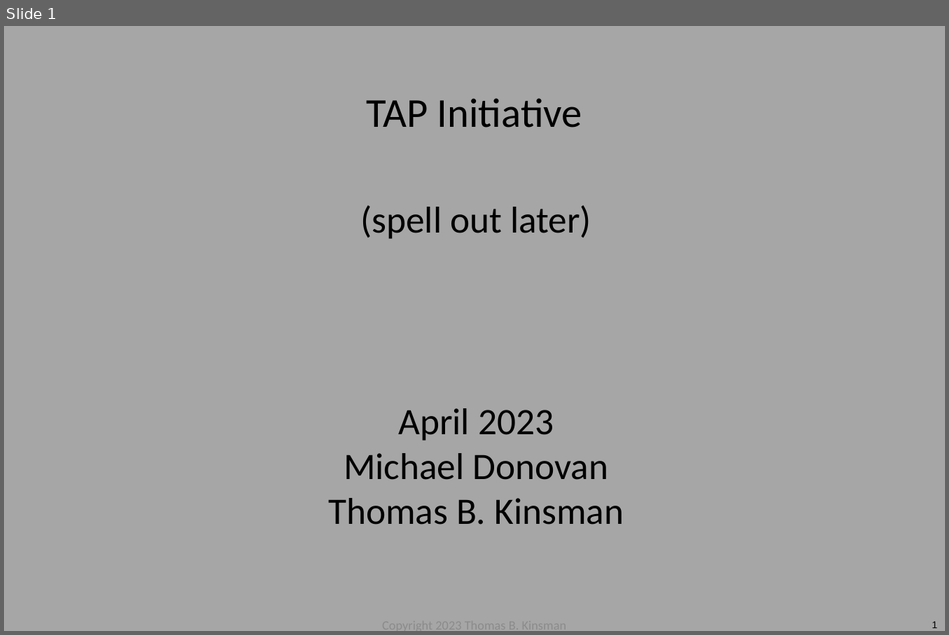
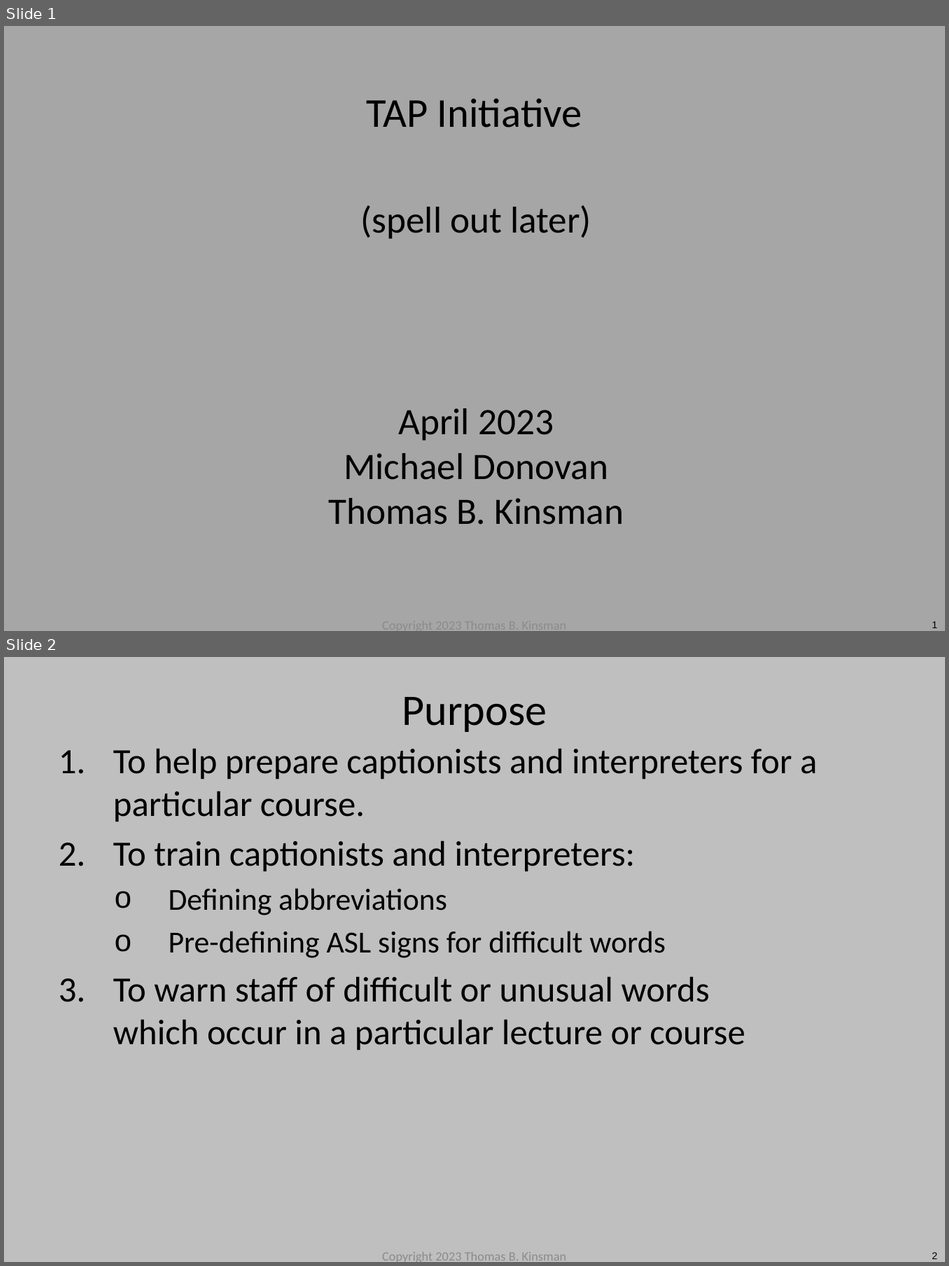
Before and after one commit to mpdnes/transcript-analysis-pipeline, a slide deck: DOODLES_and_NOTES/FLOW__DIAGRAM__for_TAP_v10.pptx. Shown one above the other, each under a label of ours: slide 1 before the commit, slides 1 and 2 after it. The pictures are 949x635 and 949x1266 pixels, drawn with LibreOffice and Linux fonts; fonts in the diff are those of the drawing. Boxes give left, top, right and bottom in pixels: in the first picture for what was removed or moved away, otherwise in the second. Text is boxed around its words. In the diff, an @@ line names an element or a change of style, - is before the commit and + after.

```diff
--- a/DOODLES_and_NOTES/FLOW__DIAGRAM__for_TAP_v10.pptx
+++ b/DOODLES_and_NOTES/FLOW__DIAGRAM__for_TAP_v10.pptx
@@ slide 2 added at [4, 657, 945, 1262], background #BFBFBF @@
@@ title added at [402, 697, 546, 732], 46.7 pt, text #000000 @@
+Purpose
@@ text added at [113, 748, 817, 1050], 38.1 pt, text #000000 @@
+1. To help prepare captionists and interpreters for a particular course.
+2. To train captionists and interpreters:
+  o Defining abbreviations
+  o Pre-defining ASL signs for difficult words
+3. To warn staff of difficult or unusual words
+   which occur in a particular lecture or course
@@ text added at [382, 1252, 567, 1262], 13.8 pt, text #8C8C8C @@
+Copyright 2023 Thomas B. Kinsman
@@ page number added at [931, 1252, 937, 1259], 10.6 pt, text #000000 @@
+2
```
Also in this commit, not shown: 2 slides changed, 4 other slides added, 16 other files.
